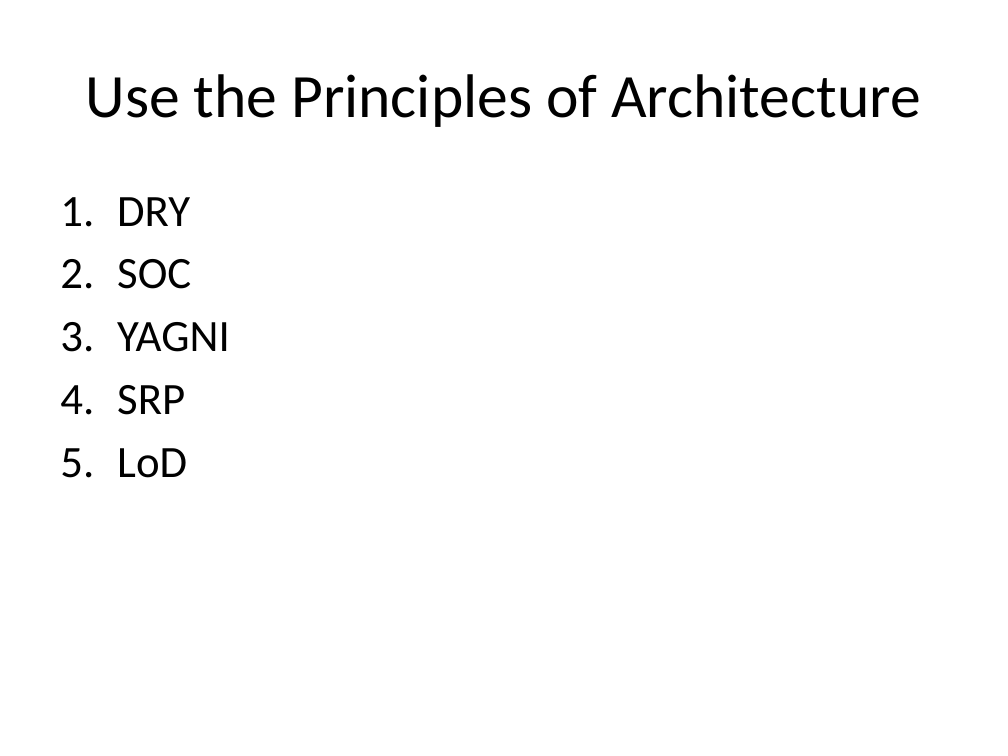
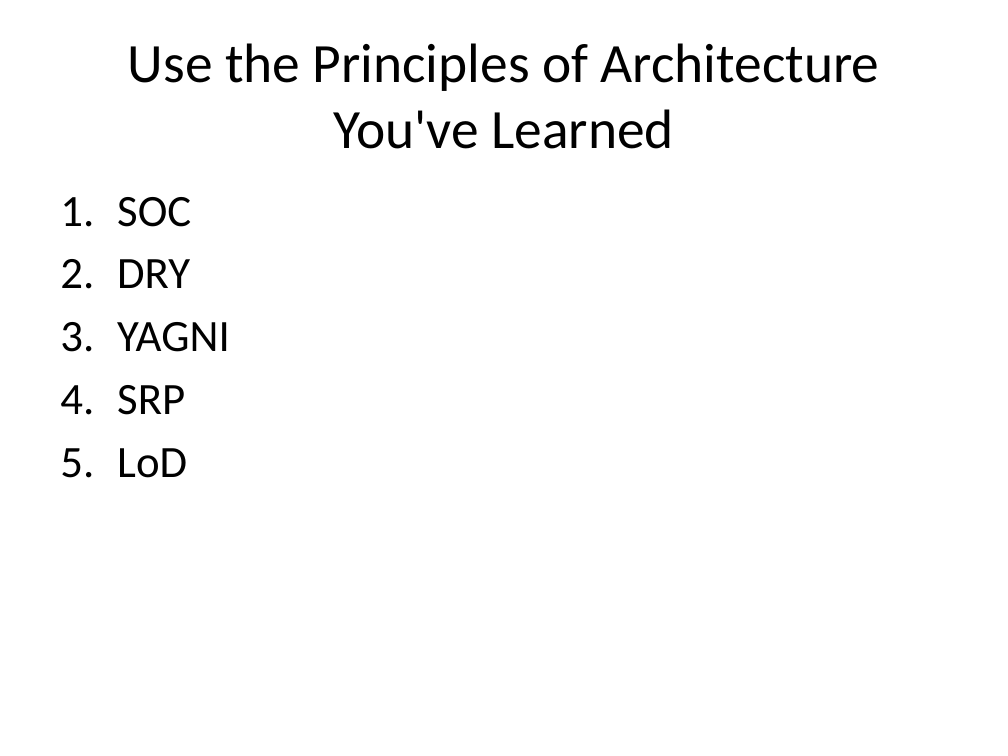
Before and after one commit to PHPEmbark/curriculum, a slide deck: slide 30 of course/4 - Organization and Projects/Organization and Projects.pptx (slide 4 before the commit). Drawn at 1008x756 pixels with LibreOffice and Linux fonts; fonts in the diff are those of the drawing. Boxes give left, top, right and bottom in pixels: in the first picture for what was removed or moved away, otherwise in the second. Text is boxed around its words. In the diff, an @@ line names an element or a change of style, - is before the commit and + after.

```diff
--- a/course/4 - Organization and Projects/Organization and Projects.pptx
+++ b/course/4 - Organization and Projects/Organization and Projects.pptx
@@ title at [128,43,879,149]: text changed; size 44 to 39.6 pt @@
-Use the Principles of Architecture
+Use the Principles of Architecture
+You've Learned
@@ text at [117,197,191,227]: paragraph added @@
+1. SOC
@@ text at [117,259,191,289]: paragraph removed @@
-2. SOC
```
Also in this commit, not shown: 6 other slides changed, 10 slides added, 11 other files.
